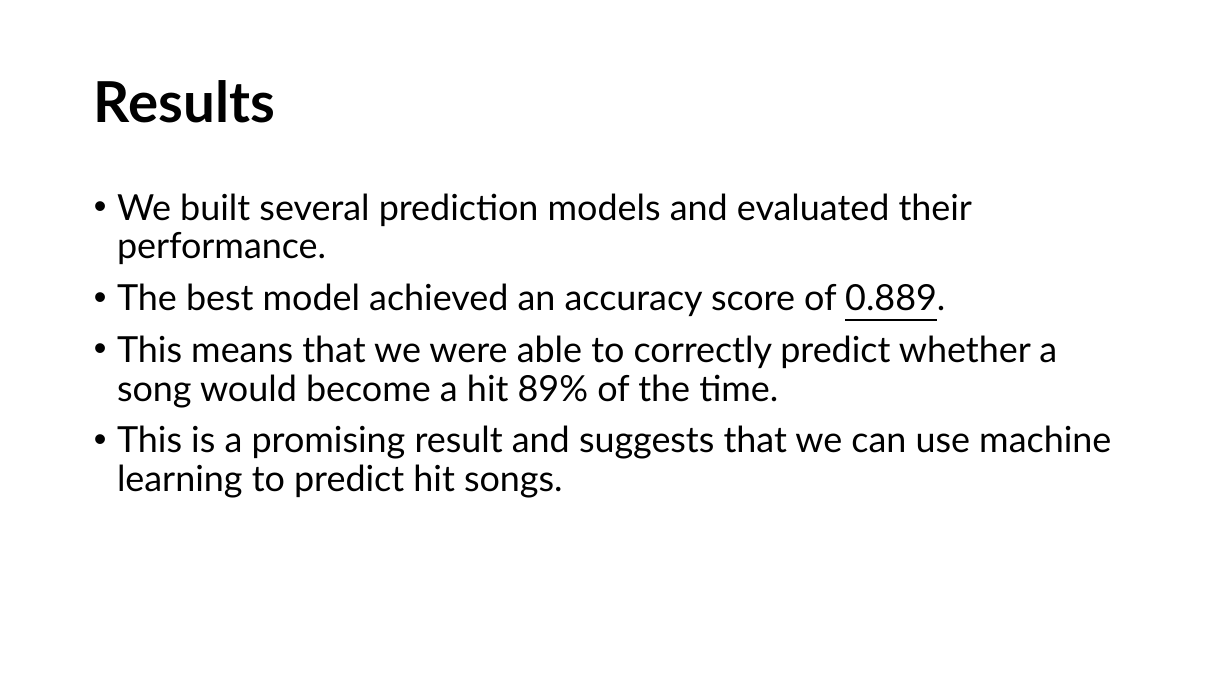
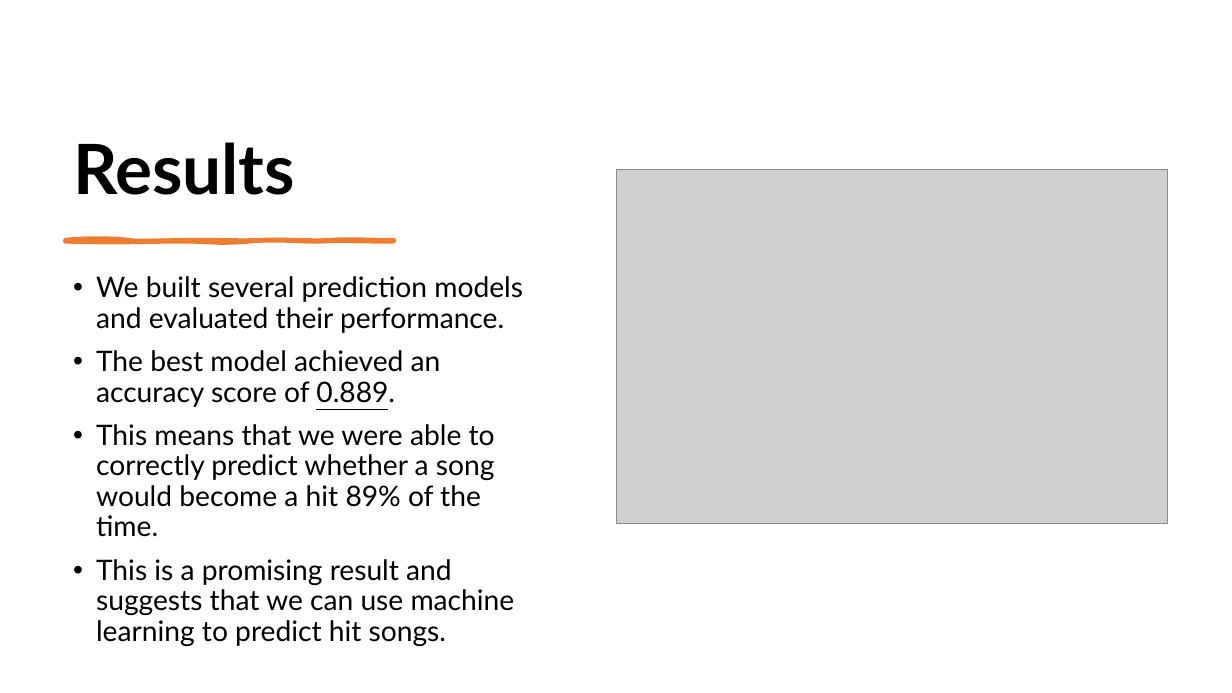
Before and after one commit to omersh1998/song-prediction-final-project, a slide deck: slide 8 of presentation/song_prediction.pptx (slide 9 before the commit). Drawn at 1232x693 pixels with LibreOffice and Linux fonts; fonts in the diff are those of the drawing; grey boxes stand for pictures. Boxes give left, top, right and bottom in pixels: in the first picture for what was removed or moved away, otherwise in the second. Text is boxed around its words. In the diff, an @@ line names an element or a change of style, - is before the commit and + after.

```diff
--- a/presentation/song_prediction.pptx
+++ b/presentation/song_prediction.pptx
@@ title "Results" moved from (x1=94, y1=80, x2=275, y2=123) to (x1=73, y1=142, x2=295, y2=195) @@
@@ title "Results" at (x1=73, y1=142, x2=295, y2=195): size 44 to 54 pt; vertical alignment middle to bottom @@
@@ picture added at (x1=616, y1=169, x2=1168, y2=524) @@
@@ text "We built several prediction models ..." moved from (x1=117, y1=193, x2=1111, y2=498) to (x1=96, y1=276, x2=523, y2=646) @@
@@ text "We built several prediction models ..." at (x1=96, y1=276, x2=523, y2=646): size 28 to 22 pt @@
@@ freeform shape added at (x1=65, y1=240, x2=394, y2=242), fill #ED7D31, outline #ED7D31 3 pt @@
```
Also in this commit, not shown: 8 other slides changed, 1 slide removed.
